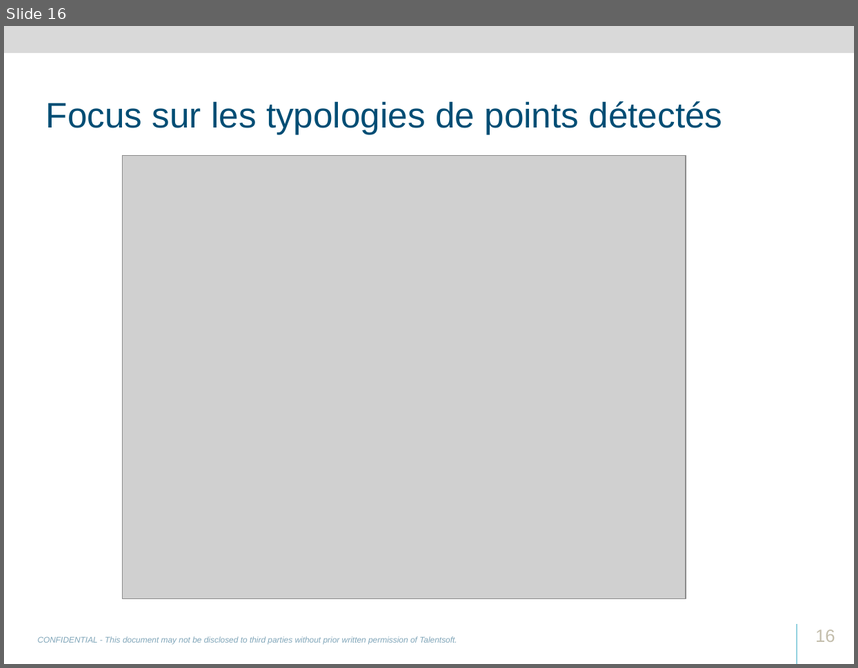
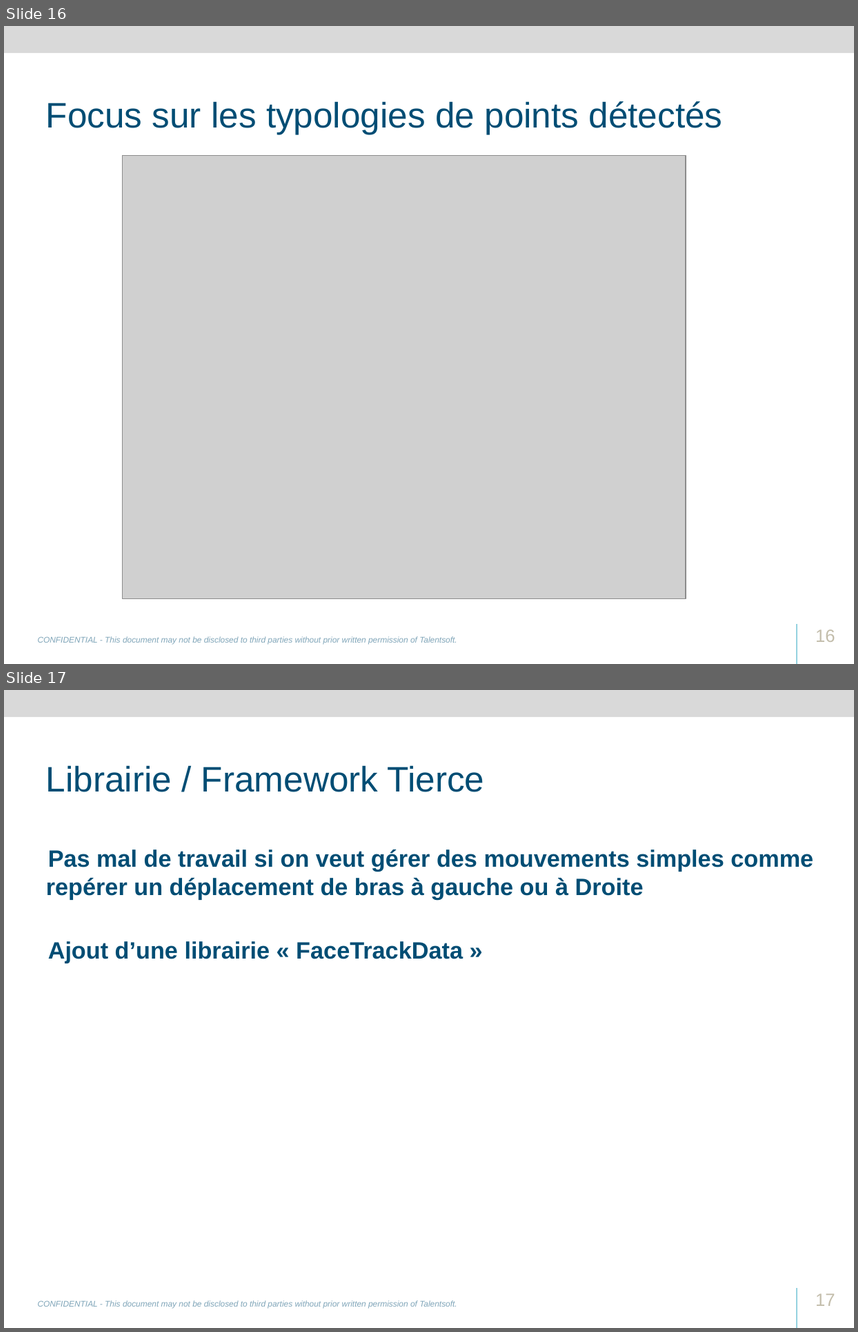
Before and after one commit to svanacker/cen-info-kinect, a slide deck: Talentsoft-RD-Academy-Kinect.pptx. Shown one above the other, each under a label of ours: slide 16 before the commit, slides 16 and 17 after it. The pictures are 858x668 and 858x1332 pixels, drawn with LibreOffice and Linux fonts; fonts in the diff are those of the drawing; grey boxes stand for pictures; background and template pictures are left out. Boxes give left, top, right and bottom in pixels: in the first picture for what was removed or moved away, otherwise in the second. Text is boxed around its words. In the diff, an @@ line names an element or a change of style, - is before the commit and + after.

```diff
--- a/Talentsoft-RD-Academy-Kinect.pptx
+++ b/Talentsoft-RD-Academy-Kinect.pptx
@@ slide 17 added at [4,690,854,1328], background #FFFFFF; not listed: 3 template elements that a slide beside it also shows @@
@@ title added at [46,765,485,792], 30 pt, text #004D74 @@
+Librairie / Framework Tierce
@@ text added at [46,849,813,963], 20 pt, text #004D74, bold @@
+• Pas mal de travail si on veut gérer des mouvements simples comme repérer un déplacement de bras à gauche ou à Droite
+• Ajout d’une librairie « FaceTrackData »
@@ page number added at [815,1293,835,1305], 15 pt, text #C3BDAB @@
+17
```
Also in this commit, not shown: 4 slides changed, 8 other slides added, 2 slides removed, 4 other files.
